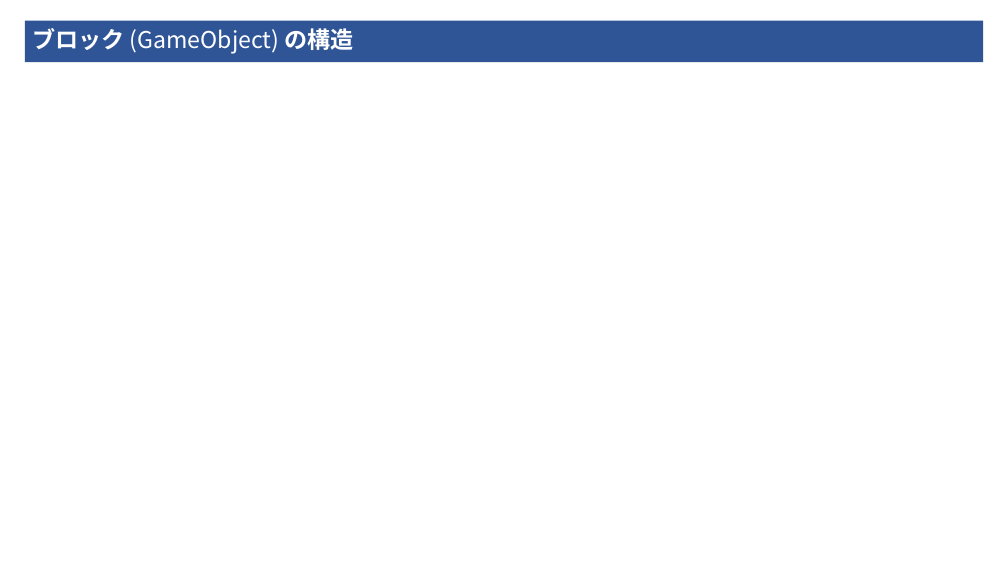
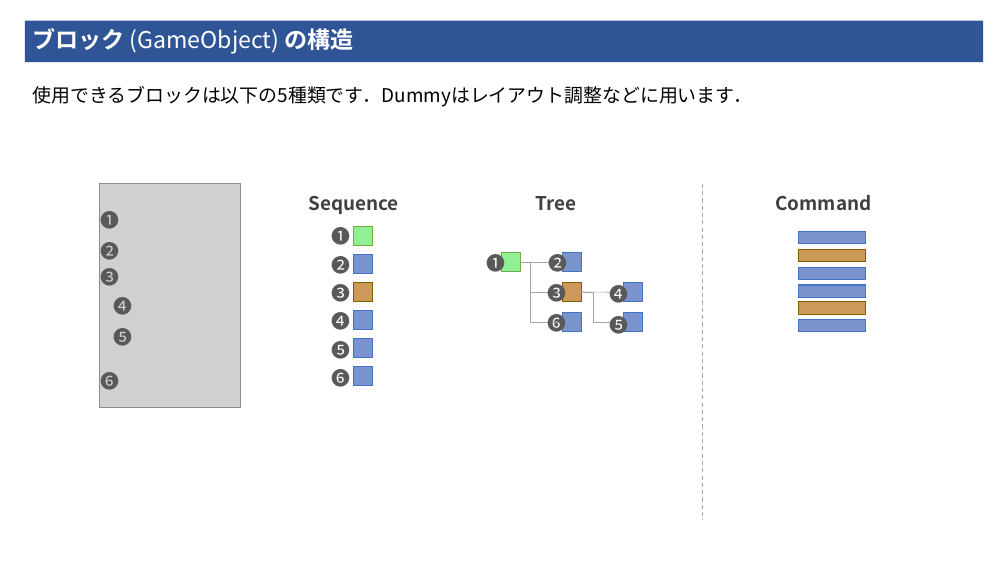
Before and after one commit to nitou-kanazawa/upm-SimpleBlockPG, a slide deck: slide 10 of Assets/com.nitou.BlockPG/Document.pptx (slide 7 before the commit). Drawn at 1008x567 pixels with LibreOffice and Linux fonts; fonts in the diff are those of the drawing; grey boxes stand for pictures. Boxes give left, top, right and bottom in pixels: in the first picture for what was removed or moved away, otherwise in the second. Text is boxed around its words. In the diff, an @@ line names an element or a change of style, - is before the commit and + after.

```diff
--- a/Assets/com.nitou.BlockPG/Document.pptx
+++ b/Assets/com.nitou.BlockPG/Document.pptx
@@ text added at (x1=32, y1=86, x2=752, y2=107), 18 pt, text #000000 @@
+使用できるブロックは以下の5種類です．Dummyはレイアウト調整などに用います．
@@ text added at (x1=308, y1=196, x2=398, y2=214), 18 pt, text #404040, bold @@
+Sequence
@@ text added at (x1=535, y1=196, x2=576, y2=210), 18 pt, text #404040, bold @@
+Tree
@@ line added from (702, 184) to (702, 520), #A6A6A6 1 pt dashed @@
@@ text added at (x1=775, y1=195, x2=871, y2=211), 18 pt, text #404040, bold @@
+Command
@@ group added at (x1=487, y1=250, x2=643, y2=337): 6 rectangles, 6 texts, 3 elbow lines, 2 lines @@
+➊
+➋
+❸
+❹
+❺
+❻
@@ group added at (x1=799, y1=231, x2=866, y2=331): 6 rectangles @@
@@ group added at (x1=100, y1=184, x2=240, y2=407): 6 texts, 1 picture @@
+➊
+➋
+❸
+❹
+❺
+❻
@@ group added at (x1=331, y1=224, x2=373, y2=387): 6 rectangles, 6 texts @@
+➊
+➋
+❸
+❹
+❺
+❻
```
Also in this commit, not shown: 4 slides added, 51 other files.
